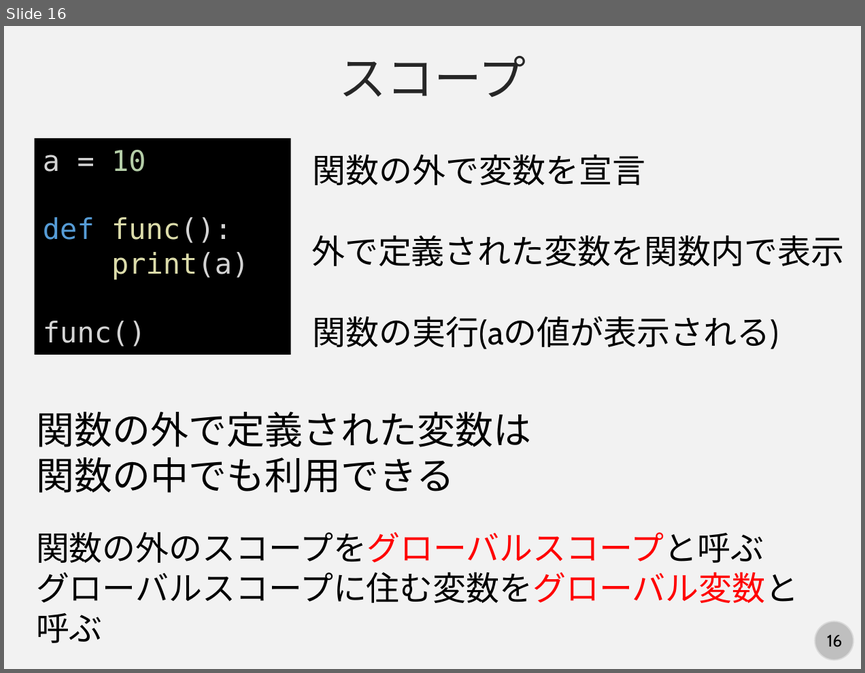
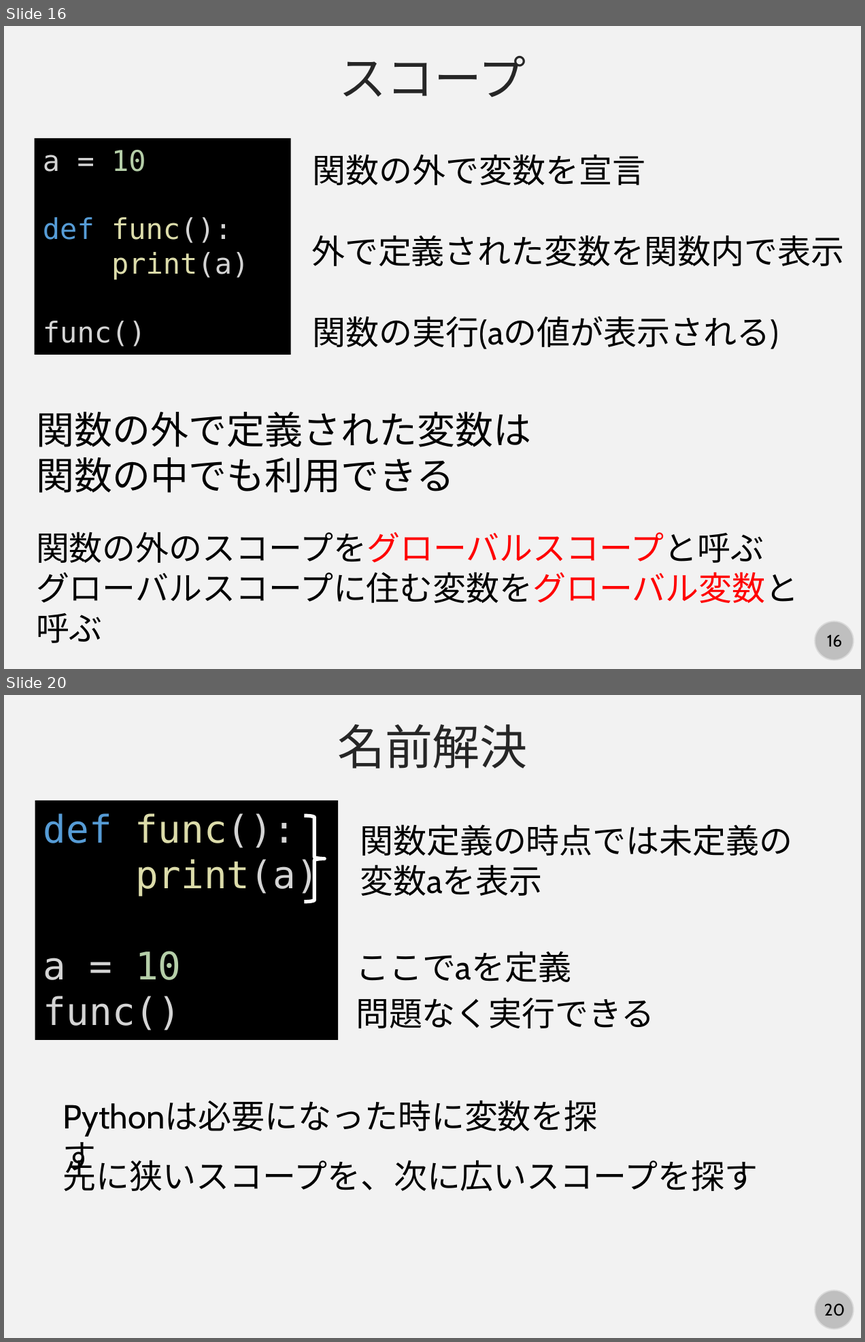
Before and after one commit to kaityo256/python_zero, a slide deck: scope/fig/slide.pptx. Shown one above the other, each under a label of ours: slide 16 before the commit, slides 16 and 20 after it; the slides between them are not shown. The pictures are 865x673 and 865x1342 pixels, drawn with LibreOffice and Linux fonts; fonts in the diff are those of the drawing. Boxes give left, top, right and bottom in pixels: in the first picture for what was removed or moved away, otherwise in the second. Text is boxed around its words. In the diff, an @@ line names an element or a change of style, - is before the commit and + after.

```diff
--- a/scope/fig/slide.pptx
+++ b/scope/fig/slide.pptx
@@ slide 20 added at [4, 695, 861, 1338], background #F2F2F2; not listed: 2 template elements that a slide beside it also shows @@
@@ text added at [337, 724, 528, 768], 40 pt, text #262626 @@
+名前解決
@@ rectangle added at [35, 800, 338, 1040], fill #000000, 32 pt, text #D4D4D4 @@
+def func():
+print(a)
+a = 10
+func()
@@ right brace added at [304, 816, 324, 902], outline #FFFFFF 3 pt @@
@@ text added at [360, 824, 792, 896], 28 pt, text #000000 @@
+関数定義の時点では未定義の
+変数aを表示
@@ text added at [356, 951, 571, 982], 28 pt, text #000000 @@
+ここでaを定義
@@ text added at [356, 997, 654, 1028], 28 pt, text #000000 @@
+問題なく実行できる
@@ text added at [54, 1091, 638, 1140], 28 pt, text #000000 @@
+Pythonは必要になった時に変数を探す
@@ text added at [63, 1154, 758, 1191], 28 pt, text #000000 @@
+先に狭いスコープを、次に広いスコープを探す
```
Also in this commit, not shown: 7 slides changed, 1 other file.
